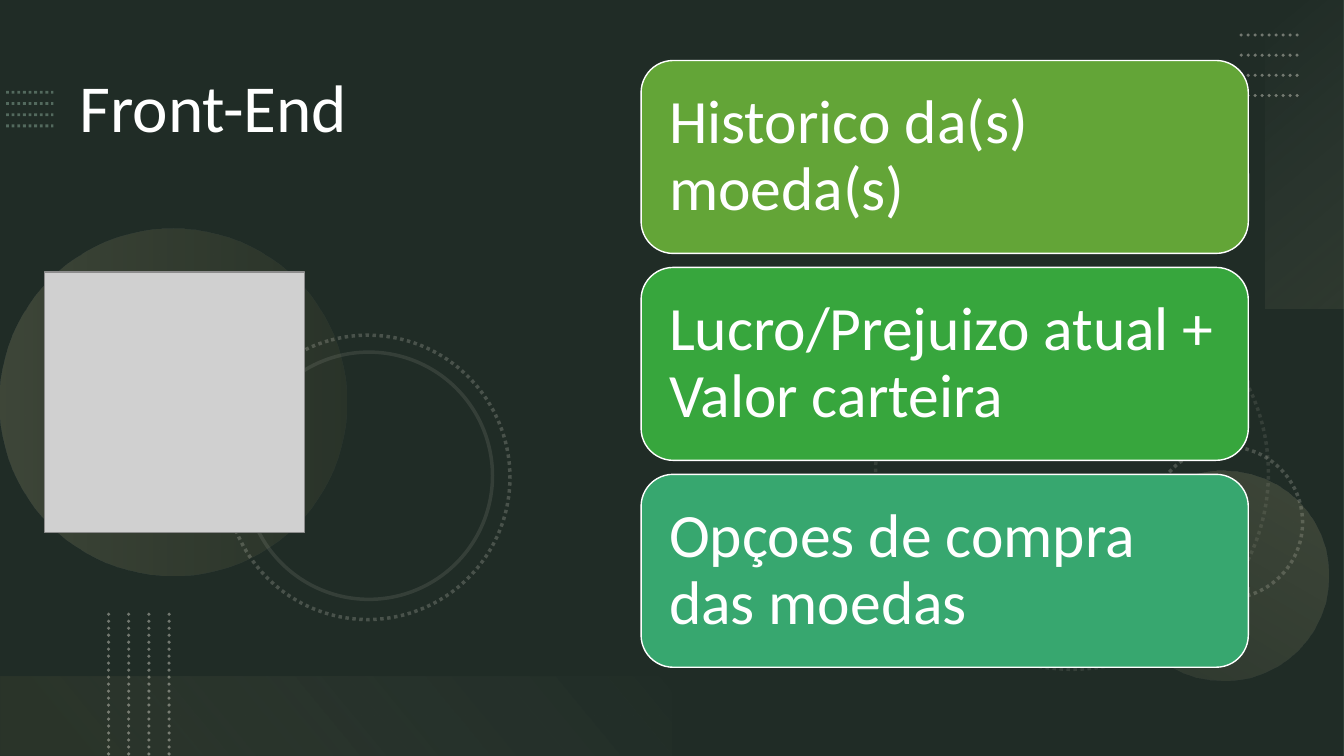
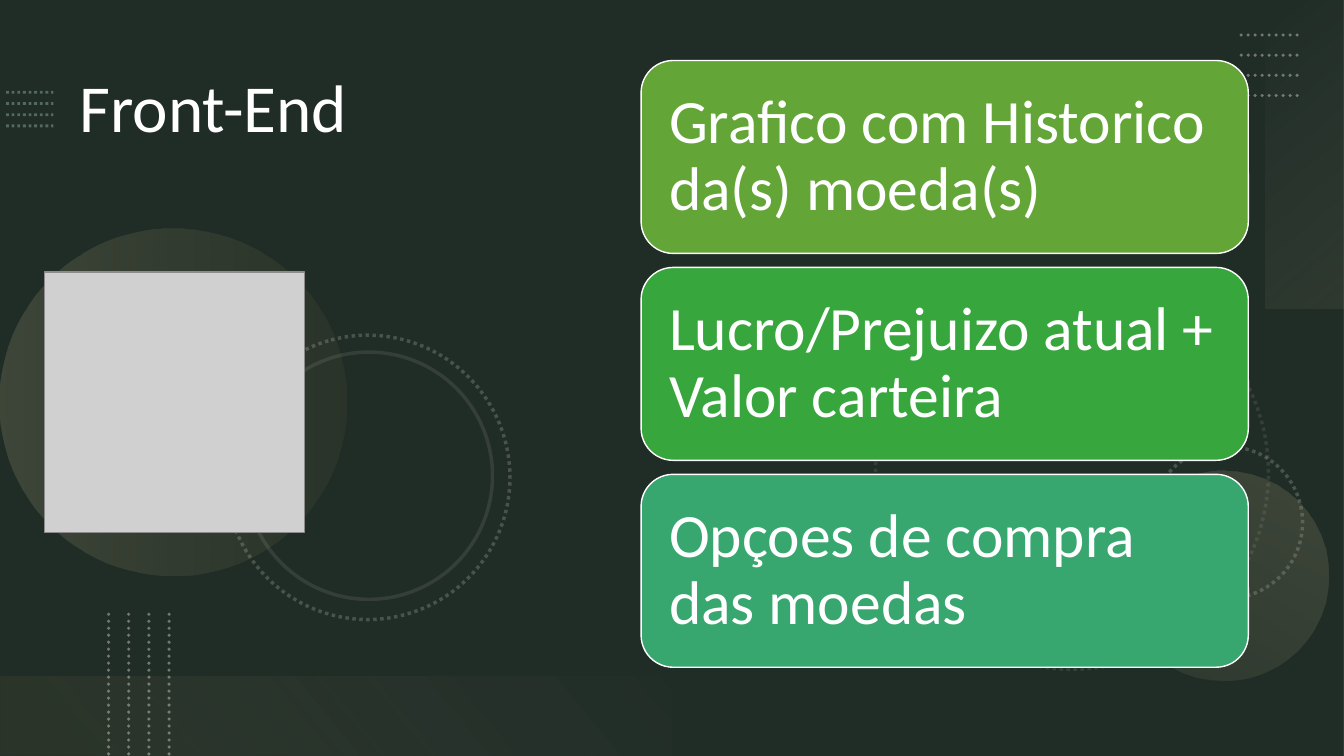
Before and after one commit to pmdmartins21/Crypto-Challenge, a slide deck: slide 6 of Requisitos/CryptoChallenger.pptx (slide 10 before the commit). Drawn at 1344x756 pixels with LibreOffice and Linux fonts; fonts in the diff are those of the drawing; grey boxes stand for pictures. Boxes give left, top, right and bottom in pixels: in the first picture for what was removed or moved away, otherwise in the second. Text is boxed around its words. In the diff, an @@ line names an element or a change of style, - is before the commit and + after.

```diff
--- a/Requisitos/CryptoChallenger.pptx
+++ b/Requisitos/CryptoChallenger.pptx
@@ text at (669,100,1205,219): text changed @@
-Historico da(s) moeda(s)
+Grafico com Historico da(s) moeda(s)
```
Also in this commit, not shown: 6 other slides changed, 1 slide removed, 1 other file.
